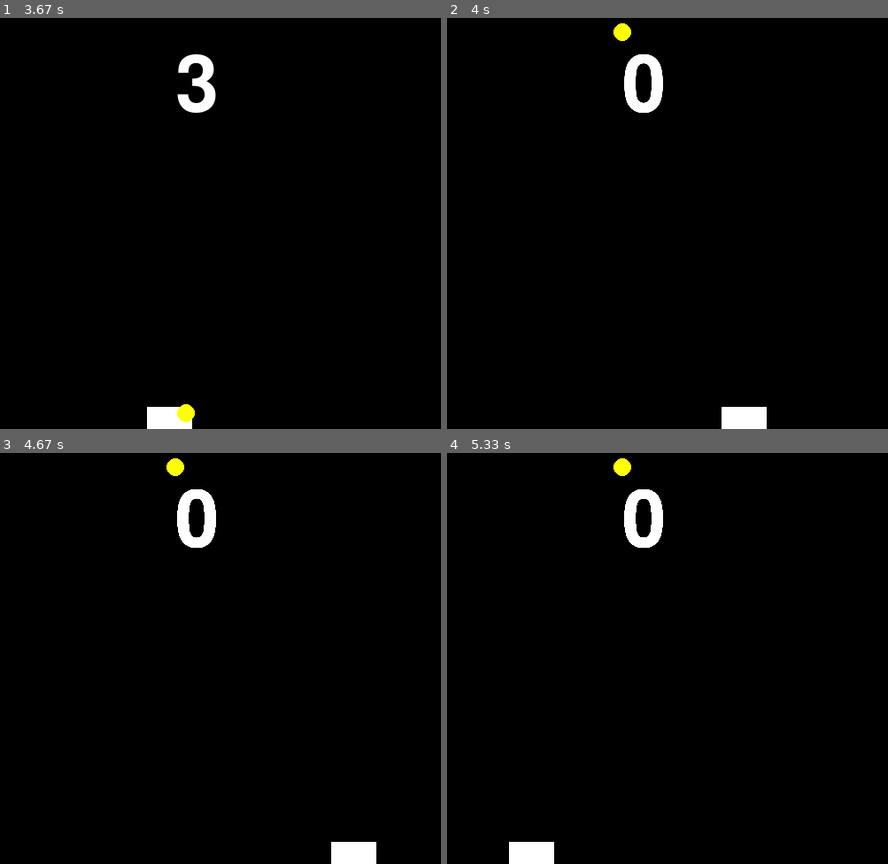
Above: before the commit, frames 1-4 (two rows, left to right).
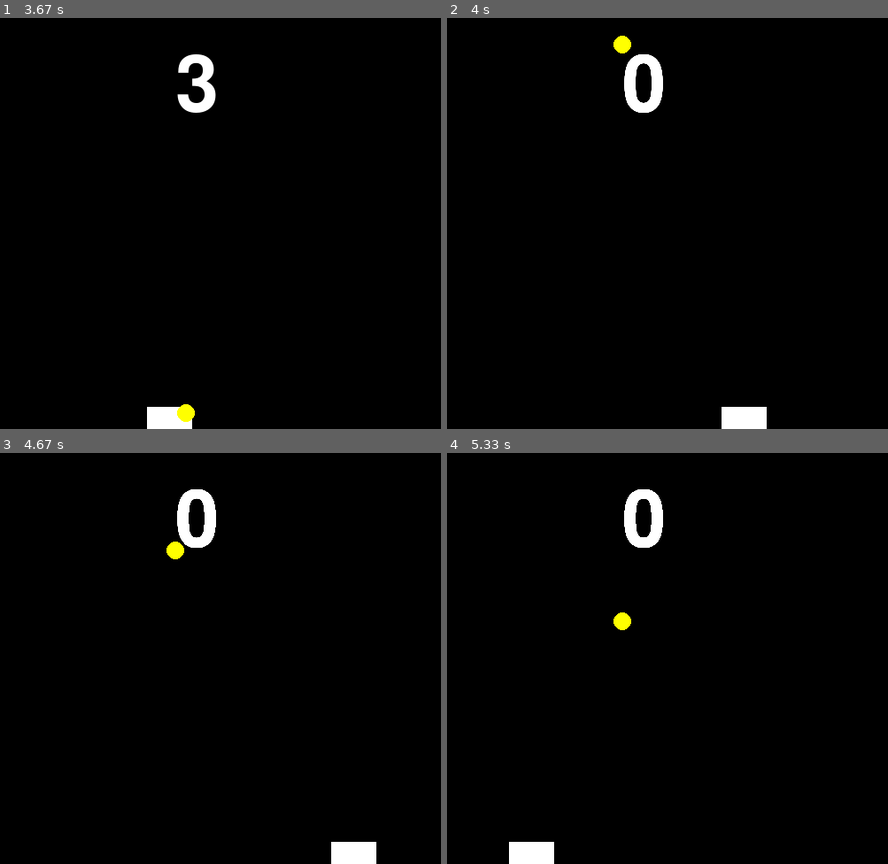
Above: after the commit, the same moments.

Repository: David-Sheehy/pygame_juggling
Game: pygame game, started from juggling/juggling.py
Same seed, same stepped clock (60 frames per second), same inputs: the game is played once before the commit and once after it.
Inputs:
- Up to frame 1 (3.67 s): hold Right 0.33-0.8 s; hold Right 0.83-1.3 s; hold Left 1.33-1.87 s; hold Left 1.9-2.3 s; hold Right 2.33-2.97 s; hold Left 3-3.47 s; hold Right from 3.5 s (still down)
- Up to frame 2 (4 s): release Right at 3.97 s
- Up to frame 3 (4.67 s): hold Right 4-4.47 s; hold Left from 4.5 s (still down)
- Up to frame 4 (5.33 s): release Left at 5.03 s; hold Left from 5.07 s (still down)

Frame 1 is identical in both runs. In frame 2, 0.2% of the frame differs, in the area x 37-42%, y 1-9%; in frame 3, 0.3%, in the area x 37-42%, y 1-26%; in frame 4, 0.3%.

Commit message:
The ball now correctly starts over after the player fails to stop it.

Diff:
--- a/juggling/juggling.py
+++ b/juggling/juggling.py
@@ -19,7 +19,7 @@
     puck = models.Puck()
     ball = models.Ball()
     puck.set_position([config.WINDOW_SIZE[0]/2,config.WINDOW_SIZE[1]-25])
-    ball.pos = [300,32]
+    ball.pos = config.BALL_START
     clock = pygame.time.Clock()
 
     # main game loop
@@ -95,6 +95,7 @@
             # move ball to start
             ball.erase(w)
             ball.set_position(config.BALL_START)
+            ball.start()
 
 
         ball.update(w)
--- a/juggling/models.py
+++ b/juggling/models.py
@@ -102,9 +102,9 @@
     def __init__(self,position=[0,0]):
         random.seed()
         self.pos = (position[0], position[1])
-        self.vel = [0,config.BALL_FALL_SPEED]
         self.size = 10
         self.color = random.choice(config.COLORS[1:])
+        self.start()
 
     def draw(self, screen, color = None):
         """
@@ -136,6 +136,9 @@
     def stop(self):
         self.vel = (0,0)
         self.in_play = False
+
+    def start(self):
+        self.vel = [0,config.BALL_FALL_SPEED]
 
     def erase(self, screen):
         self.draw(screen, color=config.BLACK)
